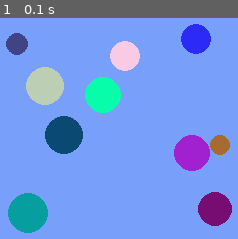
Above: before the commit, frame 1.
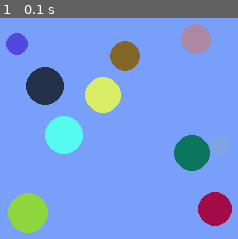
Above: after the commit, the same moment.

Repository: maciejbac/pyGame
Game: pygame game, started from pyGame.py
Same seed, same stepped clock (60 frames per second), same inputs: the game is played once before the commit and once after it.
Inputs:
- Up to frame 1 (0.1 s): no input

The runs differ from the first frame. In frame 1, 16% of the frame differs, in the area x 2-98%, y 2-98%.

Commit message:
refactored random colour generation

Diff:
--- a/pyGame.py
+++ b/pyGame.py
@@ -10,11 +10,11 @@
 
 
 class Particle:
-	def __init__(self, x, y, size, colour):
+	def __init__(self, x, y, size):
 		self.x = x
 		self.y = y
 		self.size = size
-		self.colour = colour
+		self.colour = (random.randint(0, 255), random.randint(0, 255), random.randint(0, 255))
 		self.thickness = 50
 
 	def display(self):
@@ -31,7 +31,7 @@
 	size = random.randint(10, 20)
 	x = random.randint(size, width - size)
 	y = random.randint(size, height - size)
-	my_particles.append(Particle(x, y, size, (random.randint(0, 255), random.randint(0, 255), random.randint(0, 255))))
+	my_particles.append(Particle(x, y, size))
 
 for particle in my_particles:
 	particle.display()
